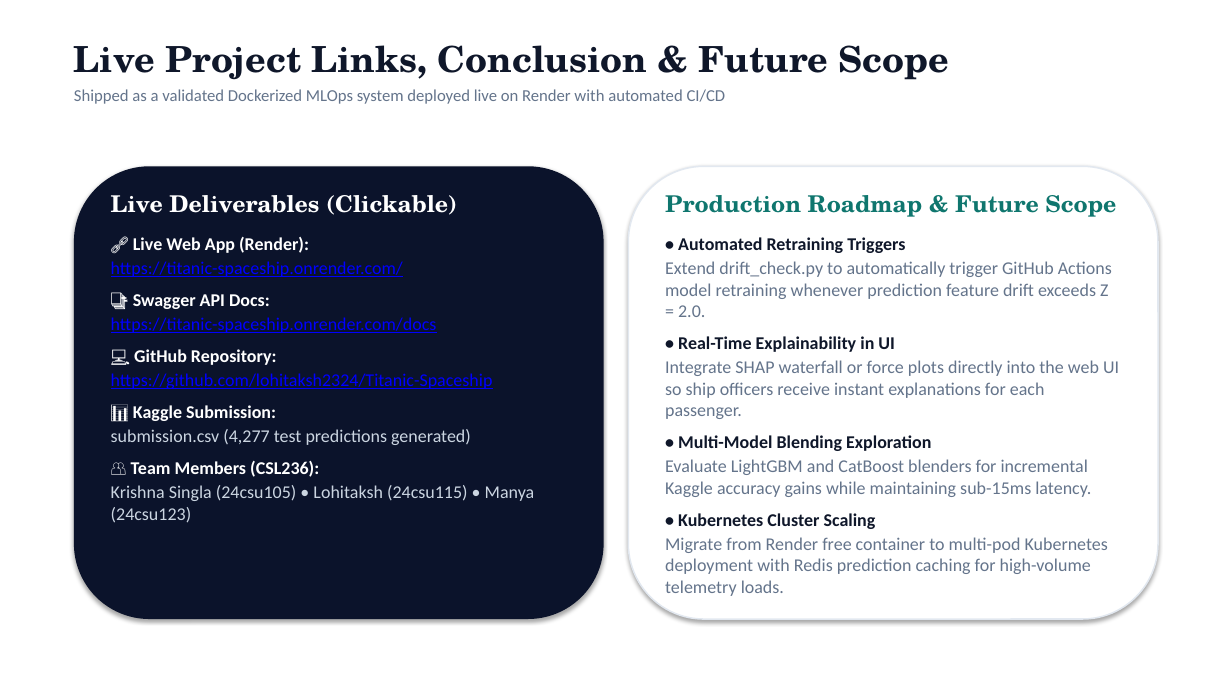
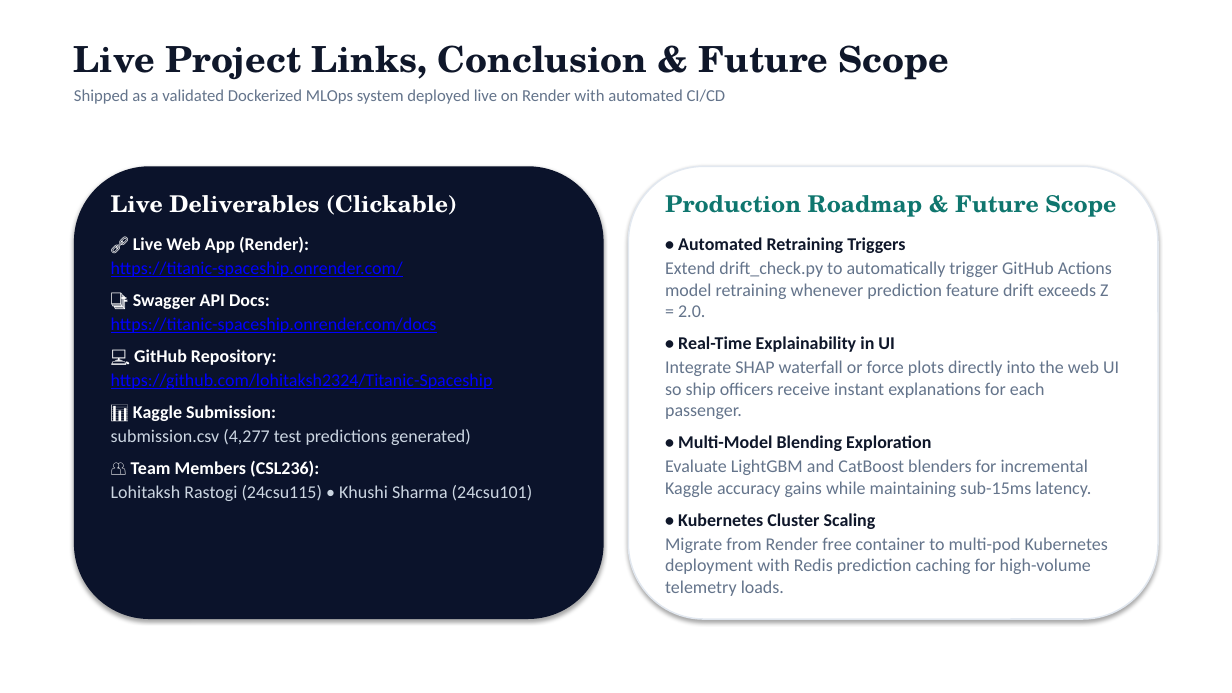
Before and after one commit to lohitaksh2324/Titanic-Spaceship, a slide deck: slide 15 of Spaceship_Titanic_Presentation.pptx. Drawn at 1232x693 pixels with LibreOffice and Linux fonts; fonts in the diff are those of the drawing. Boxes give left, top, right and bottom in pixels: in the first picture for what was removed or moved away, otherwise in the second. Text is boxed around its words. In the diff, an @@ line names an element or a change of style, - is before the commit and + after.

Commit message:
Add project report PDF; update team names to Lohitaksh Rastogi (24csu115) and Khushi Sharma (24csu101) across README, presentation, and report

```diff
--- a/Spaceship_Titanic_Presentation.pptx
+++ b/Spaceship_Titanic_Presentation.pptx
@@ text at [111,485,533,501]: text changed @@
-Krishna Singla (24csu105) • Lohitaksh (24csu115) • Manya (24csu123)
+Lohitaksh Rastogi (24csu115) • Khushi Sharma (24csu101)
```
Also in this commit, not shown: 1 other slide changed, 5 other files.
